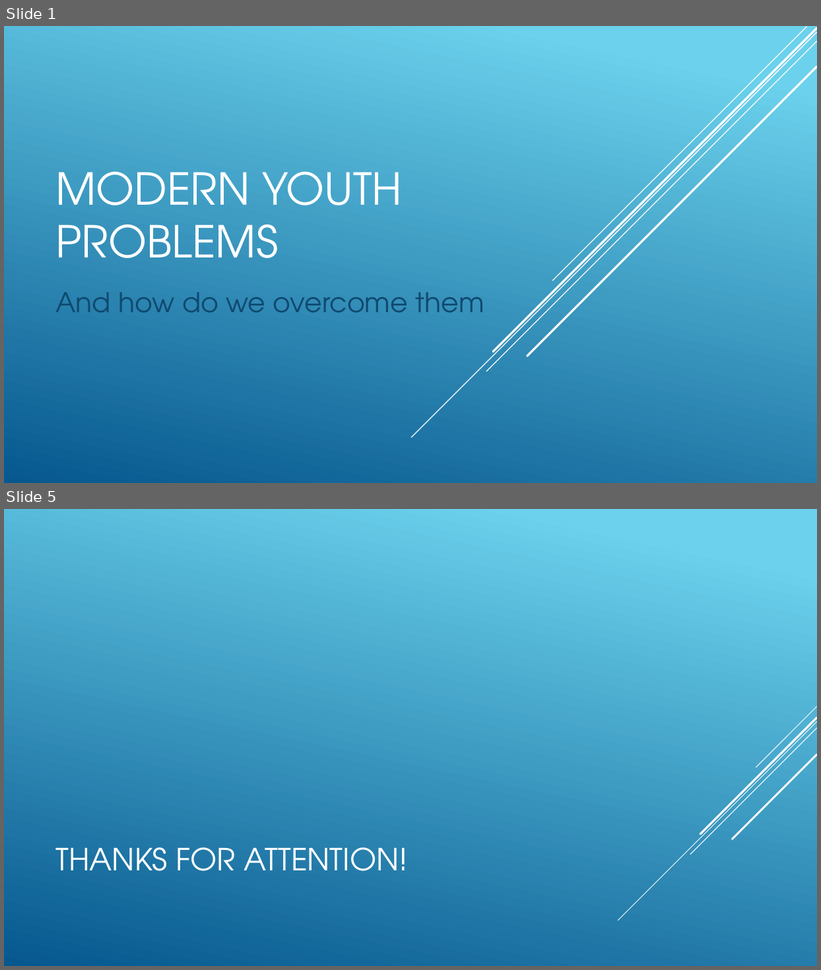
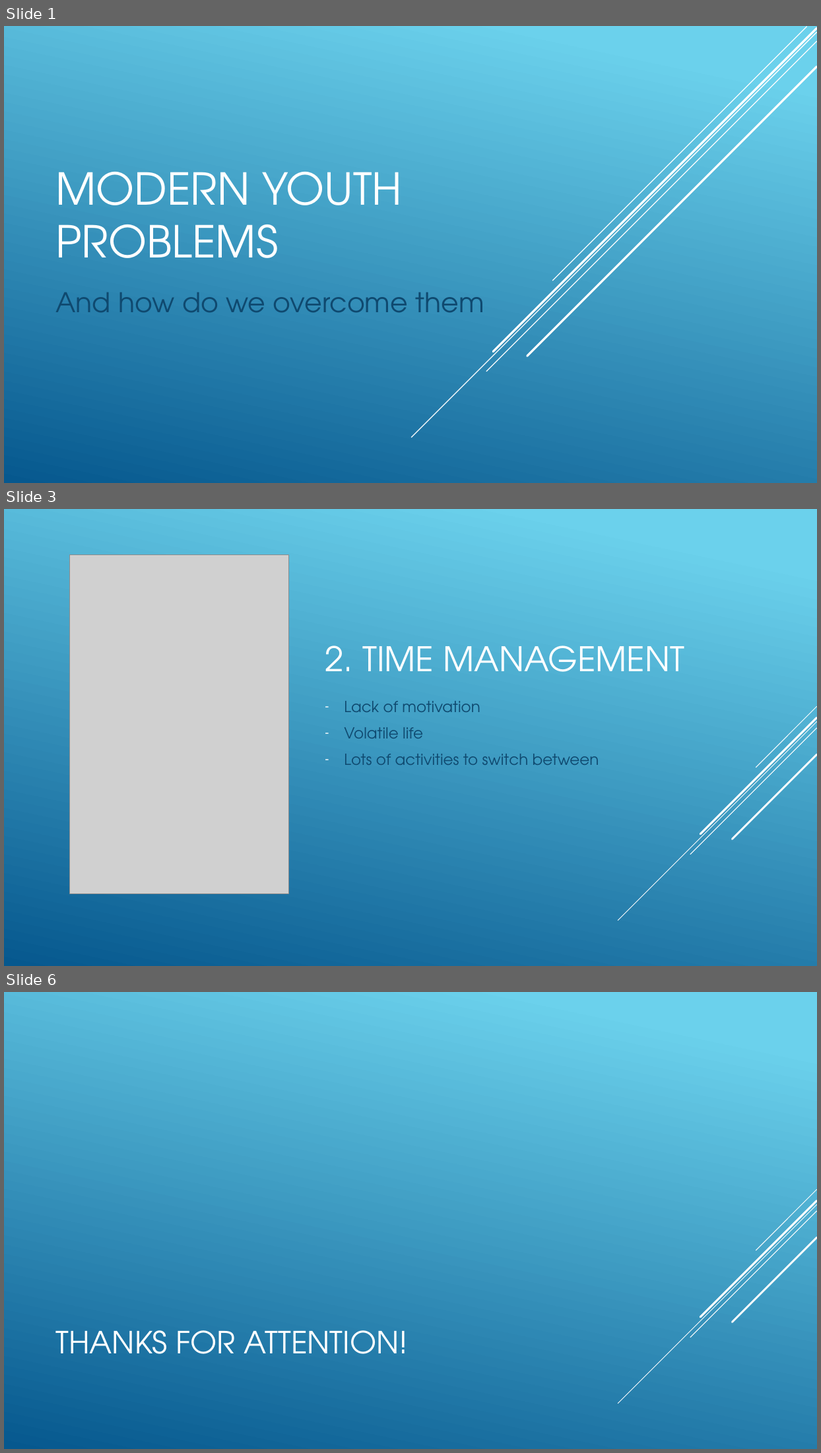
Before and after one commit to robilkot/BSUIR, a slide deck: English/Modern youth problems.pptx. Shown one above the other, each under a label of ours: slides 1 and 5 before the commit, slides 1, 3 and 6 after it; the slides between them are not shown. The pictures are 821x970 and 821x1453 pixels, drawn with LibreOffice and Linux fonts; fonts in the diff are those of the drawing; grey boxes stand for pictures. Boxes give left, top, right and bottom in pixels: in the first picture for what was removed or moved away, otherwise in the second. Text is boxed around its words. In the diff, an @@ line names an element or a change of style, - is before the commit and + after.

```diff
--- a/English/Modern youth problems.pptx
+++ b/English/Modern youth problems.pptx
@@ slide 3 added at (4,509,817,966), background gradient #6ED2EB to #06588E; not listed: 5 template elements that a slide beside it also shows @@
@@ picture added at (70,555,289,894) @@
@@ title added at (325,646,685,672), 40 pt, text #FFFFFF @@
+2. TIME MANAGEMENT
@@ text added at (344,701,599,765), 18 pt, text #0F496F @@
+– Lack of motivation
+– Volatile life
+– Lots of activities to switch between
@@ what was slide 5 is now slide 6 @@
```
Also in this commit, not shown: 2 slides changed, 1 other slide added, 1 slide removed.
